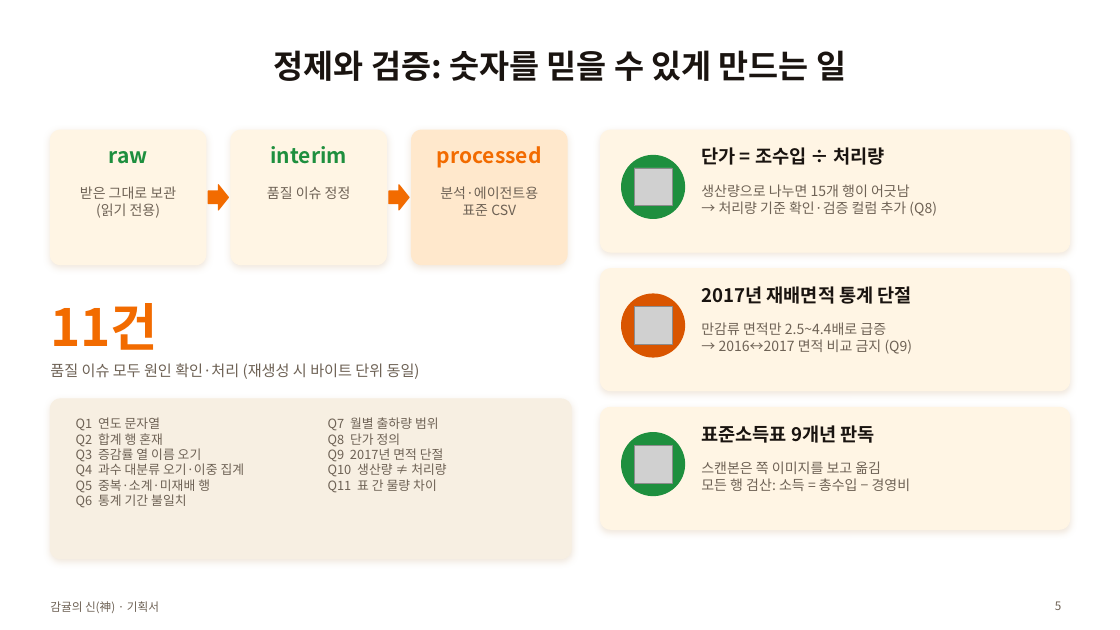
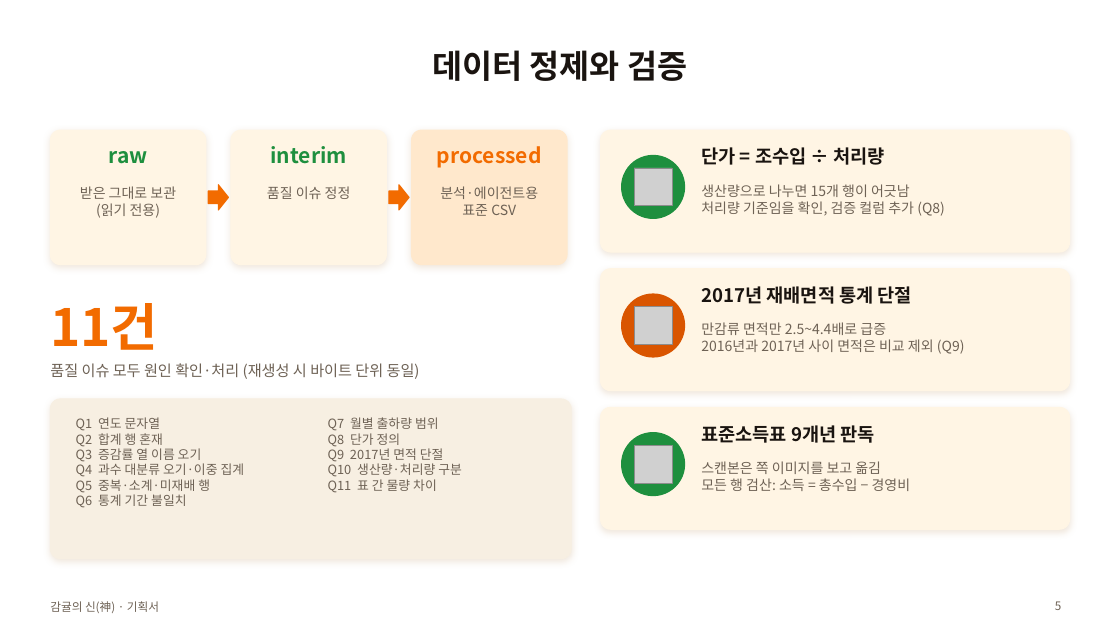
Before and after one commit to Jeju-Citrus-Analysis-Agent/Citrus-Analysis, a slide deck: slide 5 of docs/submission/00_기획서.pptx. Drawn at 1120x630 pixels with LibreOffice and Linux fonts; fonts in the diff are those of the drawing; grey boxes stand for pictures. Boxes give left, top, right and bottom in pixels: in the first picture for what was removed or moved away, otherwise in the second. Text is boxed around its words. In the diff, an @@ line names an element or a change of style, - is before the commit and + after.

```diff
--- a/docs/submission/00_기획서.pptx
+++ b/docs/submission/00_기획서.pptx
@@ title at [433, 50, 687, 81]: text changed @@
-정제와 검증: 숫자를 믿을 수 있게 만드는 일
+데이터 정제와 검증
@@ text at [701, 201, 945, 216]: text changed @@
-→ 처리량 기준 확인·검증 컬럼 추가 (Q8)
+처리량 기준임을 확인, 검증 컬럼 추가 (Q8)
@@ text at [701, 339, 965, 354]: text changed @@
-→ 2016↔2017 면적 비교 금지 (Q9)
+2016년과 2017년 사이 면적은 비교 제외 (Q9)
@@ text at [328, 461, 462, 477]: text changed @@
-Q10 생산량 ≠ 처리량
+Q10 생산량·처리량 구분
```
Also in this commit, not shown: 13 other slides changed, 8 other files.
